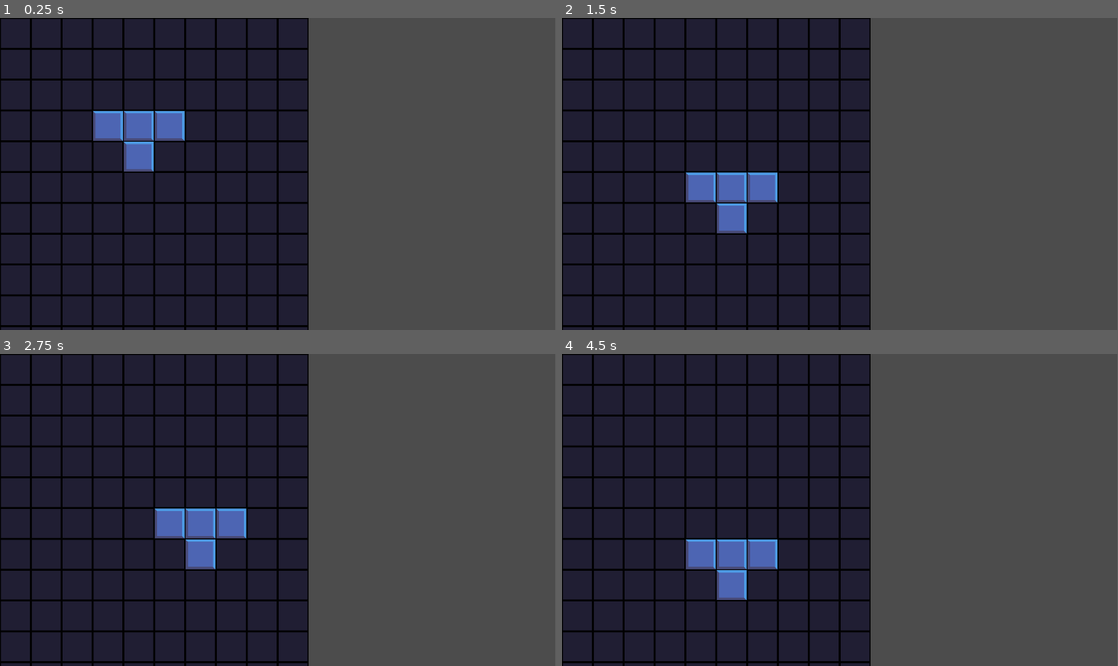
Above: before the commit, frames 1-4 (two rows, left to right).
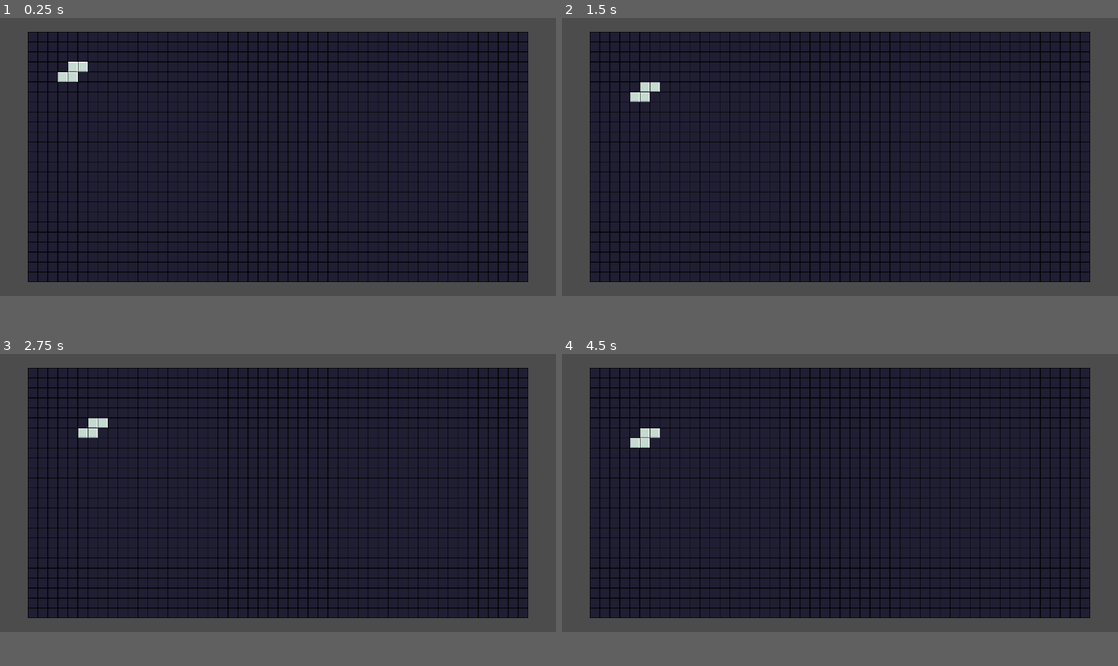
Above: after the commit, the same moments.

Repository: boymarsh/blocks
Game: Godot game, scene res://levels/game_board.tscn
Two runs of this game, one before a commit and one after it. Both use one fixed random seed, a clock stepped at 60 frames per second and the inputs below.
Inputs:
- Up to frame 1 (0.25 s): no input
- Up to frame 2 (1.5 s): tap Enter at 0.5 s; hold D (move_right) 0.53-1.28 s; tap Space (move_down) at 1.25 s; hold Space (move_down) from 1.28 s (still down)
- Up to frame 3 (2.75 s): tap Enter at 2 s; release Space (move_down) at 2.03 s; hold D (move_right) from 2.03 s (still down)
- Up to frame 4 (4.5 s): tap Space (move_down) at 2.75, 4.25 s; release D (move_right) at 2.78 s; hold W (move_up) 2.78-3.53 s; tap Enter at 3.5 s; hold A (move_left) from 3.53 s (still down)
The window is 799x449 before the commit and 800x400 after it. Grey fills any space a smaller window leaves; there, only what the larger window draws over its background counts as a difference.

The runs differ from the first frame. In frame 1, 57% of the frame differs, in the area x 0-100%, y 0-100%; in frame 2, 57%; in frame 3, 57%; in frame 4, 57%.

Commit message:
some minor work

Diff:
--- a/levels/level.tscn
+++ b/OLD/level.tscn
@@ -1,6 +1,6 @@
 [gd_scene load_steps=18 format=3 uid="uid://dw8ja8jn04hiw"]
 
-[ext_resource type="Script" uid="uid://bbktpwg1shk66" path="res://levels/level.gd" id="1_pb8y7"]
+[ext_resource type="Script" uid="uid://bbktpwg1shk66" path="res://OLD/level.gd" id="1_pb8y7"]
 [ext_resource type="Script" uid="uid://bt88jtvvciac4" path="res://levels/level_data.gd" id="2_hy0rb"]
 [ext_resource type="Resource" uid="uid://lr55h8hihhad" path="res://shapes/I_shape.tres" id="4_d7v53"]
 [ext_resource type="Resource" uid="uid://8t8po8a6djae" path="res://shapes/J_shape.tres" id="5_0qmeg"]
--- a/levels/game_board.gd
+++ b/levels/game_board.gd
@@ -1,52 +1,64 @@
 extends Node2D
 
 @export var level_data: LevelData
+@onready var camera: Camera2D = $Camera2D
 
 var pieces_layer: TileMapLayer
 var background_layer: TileMapLayer
 var highlight_layer: TileMapLayer
 const BACKGROUND_SOURCE = 0
 const PIECE_SOURCE = 1
+const OUTLINE_SOURCE = 0
+@export var zoom_modifier = 0.9
 var active_piece: Piece
+var possible_pieces: Array[Piece]
+var pieces: Array[Piece]
 
 
 func _ready() -> void:
-	# test code
-	#var source_id: int = 1
+	camera.make_current()
+	_initialise_board()
+	_fit_camera_to_board()
+
+	#var test_piece: Piece = Piece.new(level_data.shapes[5], Vector2i(3, 3))
+	var test_piece: Piece = possible_pieces[6]
+	test_piece.position = Vector2i(3, 3)
+	print(test_piece.cells)
+	place_piece(test_piece)
+
+	active_piece = test_piece
+
+func _initialise_board() -> void:
 	pieces_layer = $PiecesLayer
 	background_layer = $BackgroundLayer
 	highlight_layer = $HighlightLayer
+	for i in range(len(level_data.shapes)):
+			possible_pieces.append(Piece.new(level_data.shapes[i], Vector2i(0, 0), i))
+	place_background()
 
-	#var pieces_ts: TileSet = pieces_layer.tile_set
-	#var pieces_source := pieces_ts.get_source(source_id) as TileSetAtlasSource
-	#var tile_count: int = pieces_source.get_tiles_count()
-	#print("tile_count =", tile_count)
-	# for i in tile_count:
-	# 	var pieces_atlas_coords: Vector2i = pieces_source.get_tile_id(i)
-	# 	print("tile", i, "atlas coords:", pieces_atlas_coords)
+func _fit_camera_to_board() -> void:
+	# Tile size in pixels
+	var tile_size: Vector2 = Vector2(pieces_layer.tile_set.tile_size)
 
-	# 	pieces_layer.set_cell(Vector2i(i, 0), source_id, pieces_atlas_coords, 0)
+	# Board size in pixels
+	var board_px_size := Vector2(
+		level_data.width * tile_size.x,
+		level_data.height * tile_size.y
+	)
 
-	# var h_ts: TileSet = highlight_layer.tile_set
-	# var h_source := h_ts.get_source(source_id) as TileSetAtlasSource
-	# var h_tile_count: int = h_source.get_tiles_count()
-	# print("h_tile_count =", h_tile_count)
-	# for i in h_tile_count:
-	# 	var h_atlas_coords: Vector2i = h_source.get_tile_id(i)
-	# 	print("tile", i, "atlas coords:", h_atlas_coords)
+	# Center the camera on the board
+	camera.position = board_px_size / 2.0
 
-	# 	highlight_layer.set_cell(Vector2i(i, 4), source_id, h_atlas_coords, 0)
+	# Viewport size in pixels
+	var viewport_size: Vector2 = get_viewport_rect().size
 
-	# for i in range(level_data.width):
-	# 	for j in range(level_data.height):
-	# 		background_layer.set_cell(Vector2i(i, j), BACKGROUND_SOURCE, Vector2i(0, 0), 0)
+	var zoom_factor: float = min(
+		viewport_size.x / board_px_size.x,
+		viewport_size.y / board_px_size.y
+	)
+	zoom_factor *= zoom_modifier
+	camera.zoom = Vector2(zoom_factor, zoom_factor)
 
-	var test_piece: Piece = Piece.new(level_data.shapes[5], Vector2i(3, 3))
-	print(test_piece.cells)
-	place_background()
-	place_piece(test_piece)
-
-	active_piece = test_piece
 
 func place_background() -> void:
 	for i in range(level_data.width):
@@ -60,7 +72,7 @@
 	for cell in piece.get_board_position():
 		# var y_offset = piece.position[0]
 		# var x_offset = piece.position[1]
-		pieces_layer.set_cell(cell, PIECE_SOURCE, Vector2i(0, 0), 0)
+		pieces_layer.set_cell(cell, PIECE_SOURCE, Vector2i(piece.id, 0), 0)
 
 func remove_piece(piece: Piece) -> void:
 	for cell in piece.get_board_position():
--- a/levels/game_board.tscn
+++ b/levels/game_board.tscn
@@ -13,9 +13,12 @@
 [ext_resource type="Resource" uid="uid://6dpcryjdcv11" path="res://shapes/Z_shape.tres" id="10_s01nf"]
 [ext_resource type="Texture2D" uid="uid://bkjj6by5jl45e" path="res://images/background64.png" id="11_67wtr"]
 [ext_resource type="Material" uid="uid://bdpvij3704qou" path="res://shaders/highlight_shader.tres" id="13_epimc"]
+[ext_resource type="Texture2D" uid="uid://d1q0hfeujc08o" path="res://images/outlines.png" id="14_56hot"]
 
 [sub_resource type="Resource" id="Resource_6thiv"]
 script = ExtResource("2_e5fk4")
+width = 50
+height = 25
 shapes = Array[ExtResource("3_67wtr")]([ExtResource("4_epimc"), ExtResource("5_56hot"), ExtResource("6_5c8fc"), ExtResource("7_vgcke"), ExtResource("8_hge7n"), ExtResource("9_0lqb1"), ExtResource("10_s01nf")])
 metadata/_custom_type_script = "uid://bt88jtvvciac4"
 
@@ -28,6 +31,16 @@
 tile_size = Vector2i(64, 64)
 sources/0 = SubResource("TileSetAtlasSource_epimc")
 
+[sub_resource type="TileSetAtlasSource" id="TileSetAtlasSource_5c8fc"]
+texture = ExtResource("14_56hot")
+texture_region_size = Vector2i(64, 64)
+0:0/0 = 0
+1:0/0 = 0
+
+[sub_resource type="TileSet" id="TileSet_epimc"]
+tile_size = Vector2i(64, 64)
+sources/0 = SubResource("TileSetAtlasSource_5c8fc")
+
 [sub_resource type="Environment" id="Environment_epimc"]
 background_mode = 3
 glow_enabled = true
@@ -37,16 +50,31 @@
 level_data = SubResource("Resource_6thiv")
 
 [node name="BackgroundLayer" type="TileMapLayer" parent="."]
+texture_filter = 1
+texture_repeat = 1
 tile_set = SubResource("TileSet_e5fk4")
 
 [node name="PiecesLayer" type="TileMapLayer" parent="."]
+texture_filter = 1
+texture_repeat = 1
 tile_set = ExtResource("2_onlo0")
 
 [node name="HighlightLayer" type="TileMapLayer" parent="."]
+texture_filter = 1
+texture_repeat = 1
 material = ExtResource("13_epimc")
 tile_set = ExtResource("2_onlo0")
 
+[node name="OutlineLayer" type="TileMapLayer" parent="."]
+texture_filter = 1
+texture_repeat = 1
+tile_set = SubResource("TileSet_epimc")
+
 [node name="EffectLayer" type="TileMapLayer" parent="."]
+texture_filter = 1
+texture_repeat = 1
 
 [node name="WorldEnvironment" type="WorldEnvironment" parent="."]
 environment = SubResource("Environment_epimc")
+
+[node name="Camera2D" type="Camera2D" parent="."]
--- a/project.godot
+++ b/project.godot
@@ -14,6 +14,13 @@
 run/main_scene="uid://bd7oh1txs0g26"
 config/features=PackedStringArray("4.5", "Forward Plus")
 config/icon="res://icon.svg"
+
+[display]
+
+window/size/viewport_width=1280
+window/size/viewport_height=640
+window/stretch/mode="viewport"
+window/stretch/scale_mode="integer"
 
 [dotnet]
 
@@ -52,3 +59,7 @@
 "events": [Object(InputEventKey,"resource_local_to_scene":false,"resource_name":"","device":-1,"window_id":0,"alt_press …(192 unchanged characters)…
 ]
 }
+
+[rendering]
+
+textures/canvas_textures/default_texture_filter=0
--- a/shapes/piece.gd
+++ b/shapes/piece.gd
@@ -4,6 +4,7 @@
 var shape: PolyominoShape
 var position: Vector2i
 var cells: Array[Vector2i]
+var id: int
 
 enum Rotation {
     LEFT = 0,
@@ -18,10 +19,11 @@
     DOWN = 3
 }
 
-func _init(p_shape: PolyominoShape, p_position: Vector2i) -> void:
+func _init(p_shape: PolyominoShape, p_position: Vector2i, p_id: int = 0) -> void:
     shape = p_shape
     position = p_position
     cells = shape.cells.duplicate()
+    id = p_id
 
 func rotate_cell(cell_pos: Vector2i, direction: Rotation) -> Vector2i:
     match direction:
Renamed: levels/level.gd -> OLD/level.gd
Renamed: levels/level.gd.uid -> OLD/level.gd.uid
Binary file added: images/outlines.png
Not shown, added: images/outlines.png.import
Not shown: 1 places in levels/game_board.tscn that only renumber resources
